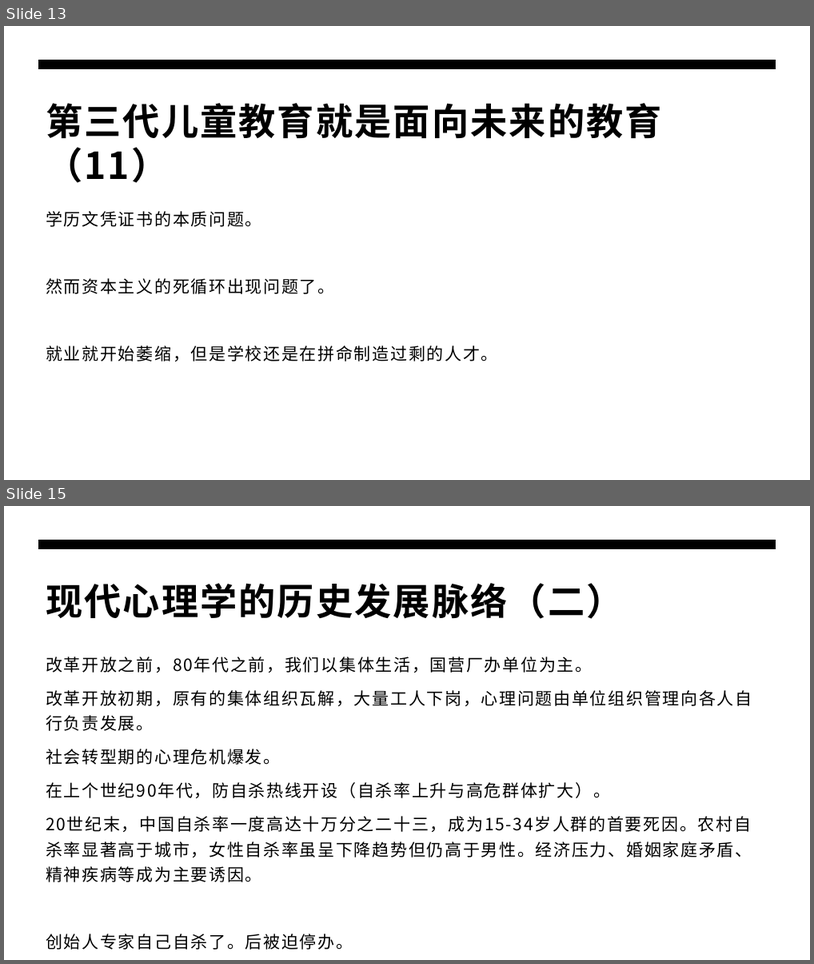
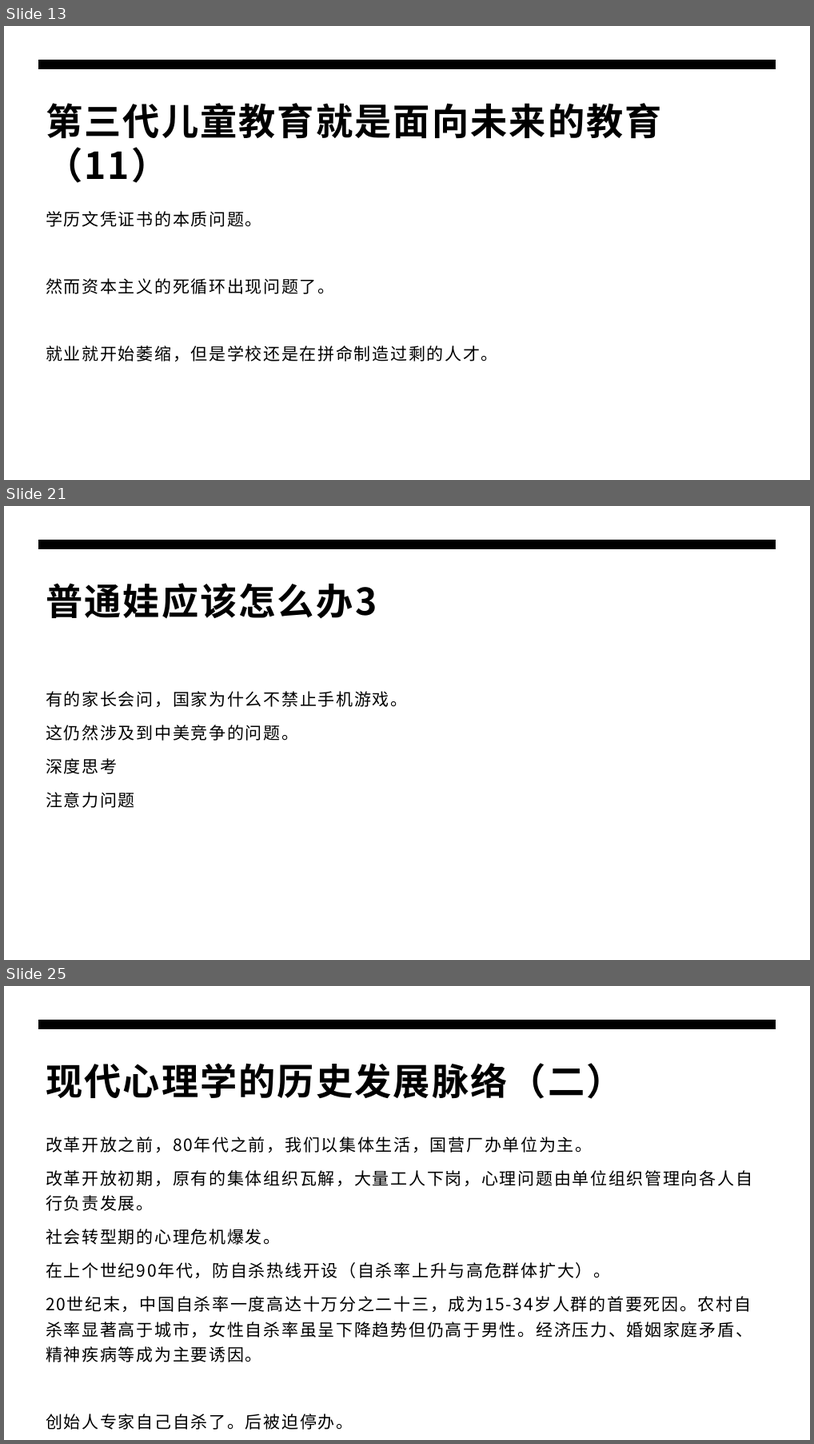
Before and after one commit to panxibei/writing, a slide deck: 44_心理学/24_浥尘伙伴社团原创：浥尘智慧家长课堂/AI时代高智慧家长私教课/父母公开课/父母公开课.pptx. Shown one above the other, each under a label of ours: slides 13 and 15 before the commit, slides 13, 21 and 25 after it; the slides between them are not shown. The pictures are 814x964 and 814x1444 pixels, drawn with LibreOffice and Linux fonts; fonts in the diff are those of the drawing. Boxes give left, top, right and bottom in pixels: in the first picture for what was removed or moved away, otherwise in the second. Text is boxed around its words. In the diff, an @@ line names an element or a change of style, - is before the commit and + after.

```diff
--- a/44_心理学/24_浥尘伙伴社团原创：浥尘智慧家长课堂/AI时代高智慧家长私教课/父母公开课/父母公开课.pptx
+++ b/44_心理学/24_浥尘伙伴社团原创：浥尘智慧家长课堂/AI时代高智慧家长私教课/父母公开课/父母公开课.pptx
@@ slide 21 added at box(4, 506, 810, 960), background #FFFFFF; not listed: 1 template element that a slide beside it also shows @@
@@ title added at box(46, 583, 377, 619), 44 pt, text #000000, bold @@
+普通娃应该怎么办3
@@ text added at box(46, 691, 407, 808), 20 pt, text #000000 @@
+有的家长会问，国家为什么不禁止手机游戏。
+这仍然涉及到中美竞争的问题。
+深度思考
+注意力问题
@@ what was slide 15 is now slide 25 @@
```
Also in this commit, not shown: 1 slide changed, 9 other slides added.
